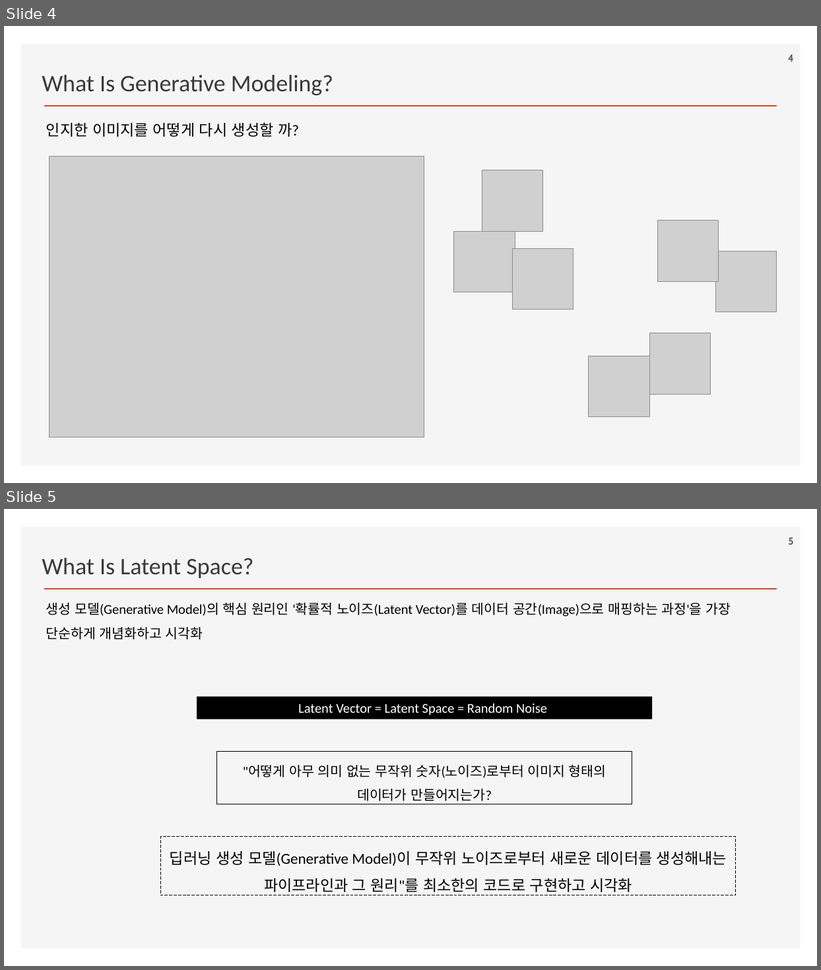
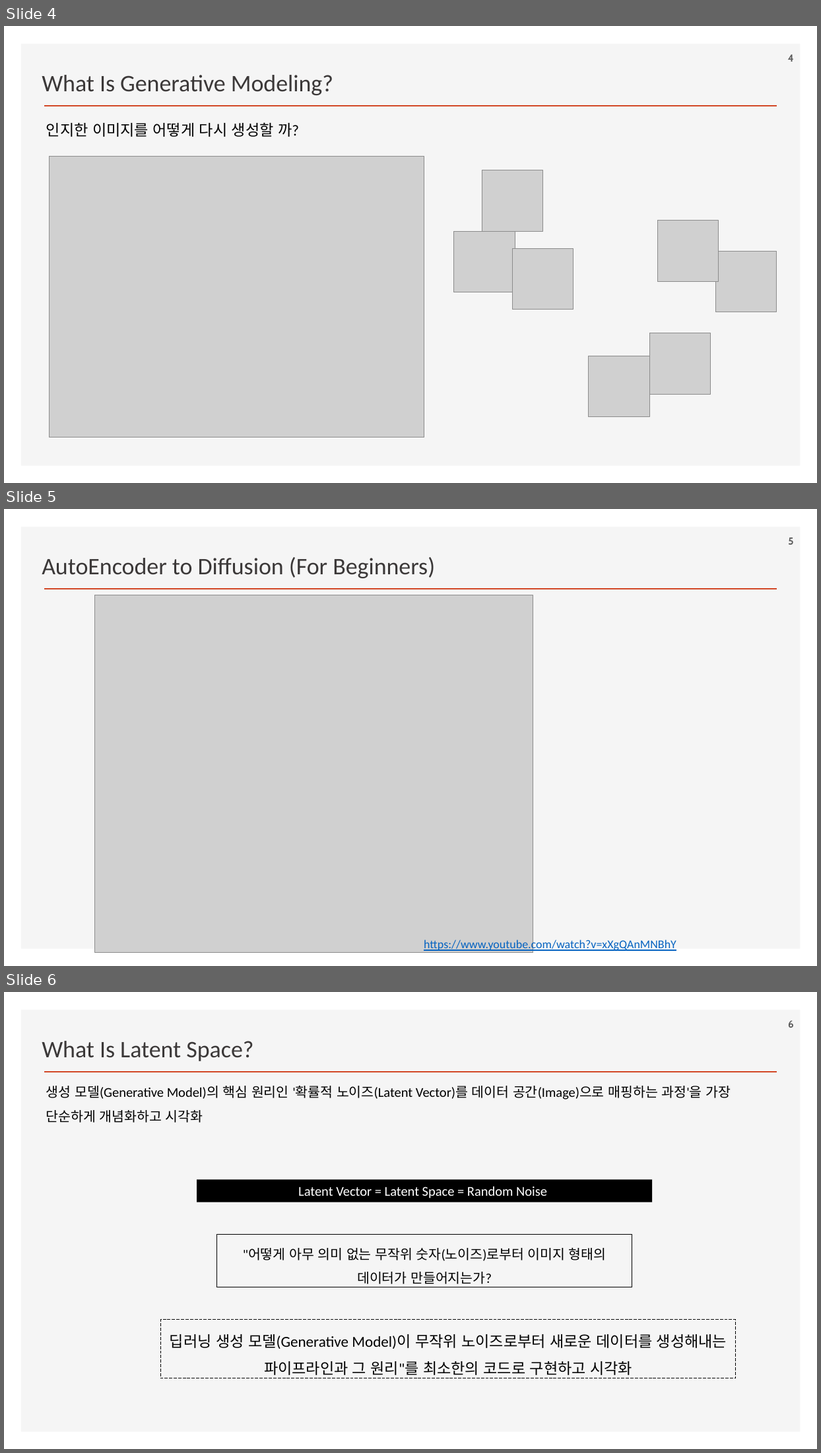
Before and after one commit to ancestor9/2026_Fall_Generative-Deep-Learning, a slide deck: Chapter 01 Generative Deep Learning.pptx. Shown one above the other, each under a label of ours: slides 4 and 5 before the commit, slides 4, 5 and 6 after it. The pictures are 821x970 and 821x1453 pixels, drawn with LibreOffice and Linux fonts; fonts in the diff are those of the drawing; grey boxes stand for pictures; background and template pictures are left out. Boxes give left, top, right and bottom in pixels: in the first picture for what was removed or moved away, otherwise in the second. Text is boxed around its words. In the diff, an @@ line names an element or a change of style, - is before the commit and + after.

```diff
--- a/Chapter 01 Generative Deep Learning.pptx
+++ b/Chapter 01 Generative Deep Learning.pptx
@@ slide 5 added at [4,509,817,966], background #FFFFFF; not listed: 2 template elements that a slide beside it also shows @@
@@ page number added at [788,537,793,545], 12 pt, text #595959, bold @@
+5
@@ text added at [42,557,435,578], 28 pt, text #3B3838 @@
+AutoEncoder to Diffusion (For Beginners)
@@ picture added at [95,595,533,953] @@
@@ text added at [424,939,677,953], 14 pt, text #0563C1, underline @@
+https://www.youtube.com/watch?v=xXgQAnMNBhY
@@ what was slide 5 is now slide 6 @@
@@ page number at [788,1020,794,1028]: text changed @@
-5
+6
```
